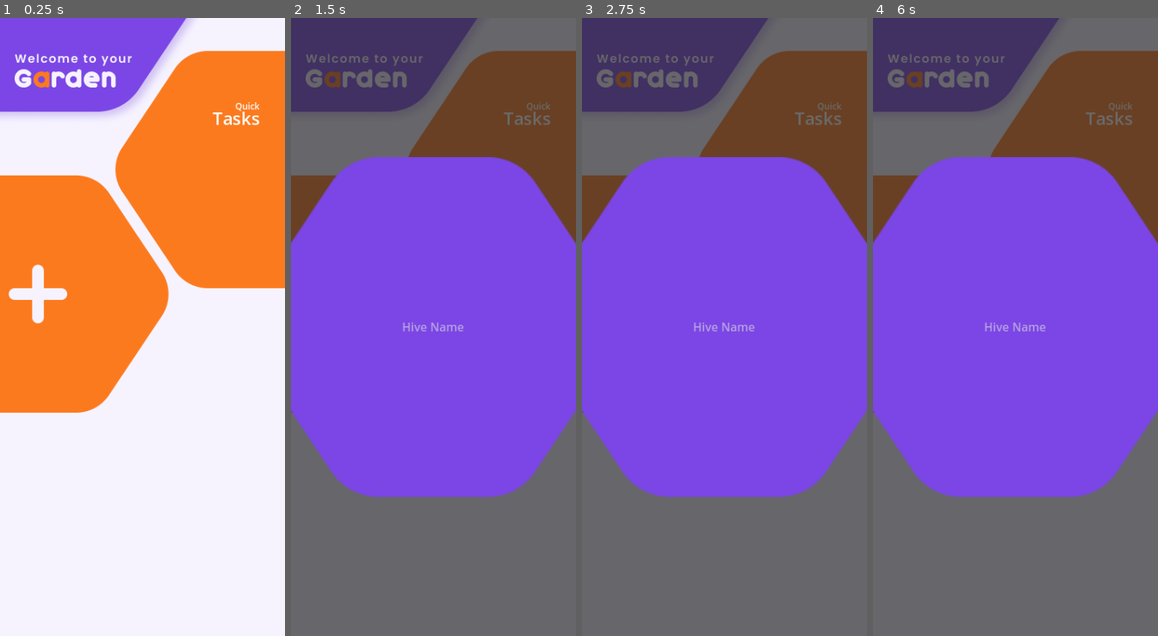
Above: before the commit, frames 1-4 (left to right).
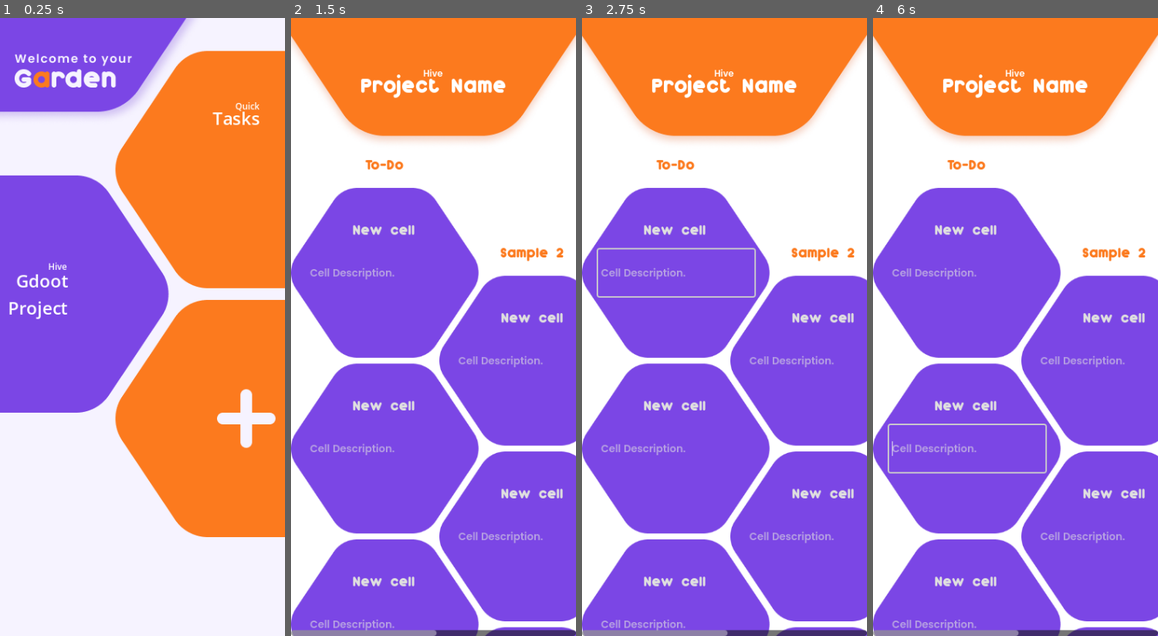
Above: after the commit, the same moments.

Repository: kirubiisfyne/task-hive
Game: Godot game, scene res://Scenes/garden.tscn
The game is run twice, just before and just after one commit, with the same random seed, the same clock (stepped at 60 frames per second) and the same inputs.
Inputs (mouse positions are in pixels of both pictures, inside the frame that each line leads up to):
- Up to frame 1 (0.25 s): no input
- Up to frame 2 (1.5 s): click (328, 296) at 0.5 s, where only the run after the commit has a clickable "Hive"; click (536, 172) at 1.25 s, where only the run before the commit has a clickable "Quick"
- Up to frame 3 (2.75 s): click (619, 296) at 2.02 s
- Up to frame 4 (6 s): click (1118, 172) at 2.75 s, where only the run before the commit has a clickable "Quick"; click (910, 296) at 3.52 s; click (1118, 172) at 4.25 s, where only the run before the commit has a clickable "Quick"; click (910, 296) at 5.02 s; tap Enter at 5.75 s; move the mouse to (1001, 450) at 5.77 s; click (1001, 450) at 5.92 s

The runs differ from the first frame. In frame 1, 36% of the frame differs, in the area x 0-100%, y 25-84%; in frame 2, 66%; in frame 3, 66%, in the area x 0-100%, y 0-100%; in frame 4, 66%.

Commit message:
Add header and drag-to-delete for Kanban cells
Introduces a header UI with drag-and-drop support for deleting Kanban cells by dropping them onto the header. Updates cell and column scenes for improved layout and drag handling, adds new assets, and refactors cell deletion logic to work with the new board data structure.

Diff:
--- /dev/null
+++ b/data/Gdoot Project.tres
@@ -0,0 +1,13 @@
+[gd_resource type="Resource" script_class="KanbanData" load_steps=2 format=3]
+
+[ext_resource type="Script" path="res://data/KanbanData.gd" id="1_dkot1"]
+
+[resource]
+script = ExtResource("1_dkot1")
+columnys = Array[Dictionary]([{
+"cells": [],
+"name": "To-Do"
+}, {
+"cells": [],
+"name": "Sample 2"
+}])
--- a/data/kanban_head.tres
+++ b/data/kanban_head.tres
@@ -1,10 +1,10 @@
-[gd_resource type="Resource" script_class="KanbanHead" load_steps=2 format=3]
+[gd_resource type="Resource" script_class="KanbanHead" load_steps=2 format=3 uid="uid://8ntatpg1jk7g"]
 
-[ext_resource type="Script" path="res://data/KanbanHead.gd" id="1_vfaks"]
+[ext_resource type="Script" uid="uid://cpf53hrattx1d" path="res://data/KanbanHead.gd" id="1_vfaks"]
 
 [resource]
 script = ExtResource("1_vfaks")
 boards = {
-
+"Gdoot Project": "res://data/Gdoot Project.tres"
 }
 metadata/_custom_type_script = "uid://cpf53hrattx1d"
--- a/scenes/components/cell.tscn
+++ b/scenes/components/cell.tscn
@@ -9,6 +9,9 @@
 custom_minimum_size = Vector2(257, 232)
 offset_right = 257.0
 offset_bottom = 232.0
+size_flags_horizontal = 0
+size_flags_vertical = 4
+mouse_filter = 2
 flat = true
 script = ExtResource("1_ae3n8")
 
@@ -48,6 +51,7 @@
 flat = true
 
 [node name="Description" type="LineEdit" parent="Background"]
+custom_minimum_size = Vector2(214, 64)
 layout_mode = 1
 anchors_preset = 5
 anchor_left = 0.5
@@ -57,7 +61,10 @@
 offset_right = 107.0
 offset_bottom = 148.0
 grow_horizontal = 2
+theme_override_constants/minimum_character_width = 4
 theme_override_fonts/font = ExtResource("3_sxpw3")
 theme_override_font_sizes/font_size = 14
 placeholder_text = "Cell Description."
+virtual_keyboard_type = 4
 flat = true
+caret_blink = true
--- a/scenes/components/columny.tscn
+++ b/scenes/components/columny.tscn
@@ -32,9 +32,9 @@
 visible = false
 custom_minimum_size = Vector2(257, 64)
 layout_mode = 1
-offset_top = 128.0
+offset_top = 64.0
 offset_right = 257.0
-offset_bottom = 360.0
+offset_bottom = 296.0
 theme_override_constants/separation = 8
 
 [node name="New Cell" type="Button" parent="Cell Container"]
--- a/scenes/hive.tscn
+++ b/scenes/hive.tscn
@@ -1,6 +1,10 @@
-[gd_scene load_steps=2 format=3 uid="uid://hrt424wgyn5s"]
+[gd_scene load_steps=6 format=3 uid="uid://hrt424wgyn5s"]
 
+[ext_resource type="Texture2D" uid="uid://c3jxbq6namku4" path="res://assets/hive_top.png" id="2_2mrw7"]
 [ext_resource type="Script" uid="uid://b82rh7cojyv6d" path="res://scripts/column_container.gd" id="2_y0neg"]
+[ext_resource type="Script" uid="uid://ctfj2gydhpfdn" path="res://scripts/header.gd" id="3_c550q"]
+[ext_resource type="FontFile" uid="uid://b17de2iqife5j" path="res://assets/fonts/Poppins-SemiBold.ttf" id="3_qn66l"]
+[ext_resource type="FontFile" uid="uid://cv2i3btov0in5" path="res://assets/fonts/Dunkin-Regular.ttf" id="4_c550q"]
 
 [node name="Hive" type="Node"]
 
@@ -18,7 +22,6 @@
 anchors_preset = 15
 anchor_right = 1.0
 anchor_bottom = 1.0
-offset_top = 192.0
 grow_horizontal = 2
 grow_vertical = 2
 
@@ -27,6 +30,7 @@
 anchors_preset = 15
 anchor_right = 1.0
 anchor_bottom = 1.0
+offset_top = 168.0
 grow_horizontal = 2
 grow_vertical = 2
 
@@ -38,3 +42,82 @@
 spacing = -54.0
 items_per_row = 1
 stagger_offset = 120.0
+
+[node name="Header" type="TextureRect" parent="CanvasLayer/Root"]
+custom_minimum_size = Vector2(430, 168)
+layout_mode = 1
+anchors_preset = 5
+anchor_left = 0.5
+anchor_right = 0.5
+offset_left = -227.0
+offset_top = -13.0
+offset_right = 227.0
+offset_bottom = 179.0
+grow_horizontal = 2
+texture = ExtResource("2_2mrw7")
+script = ExtResource("3_c550q")
+
+[node name="Delete" type="Label" parent="CanvasLayer/Root/Header"]
+visible = false
+layout_mode = 1
+anchors_preset = 8
+anchor_left = 0.5
+anchor_top = 0.5
+anchor_right = 0.5
+anchor_bottom = 0.5
+offset_left = -99.5
+offset_top = -24.0
+offset_right = 99.5
+offset_bottom = 40.0
+grow_horizontal = 2
+grow_vertical = 2
+theme_override_fonts/font = ExtResource("4_c550q")
+theme_override_font_sizes/font_size = 18
+text = "Remove"
+horizontal_alignment = 1
+vertical_alignment = 1
+
+[node name="Titles" type="Control" parent="CanvasLayer/Root/Header"]
+custom_minimum_size = Vector2(430, 168)
+anchors_preset = 0
+offset_right = 40.0
+offset_bottom = 40.0
+mouse_filter = 2
+
+[node name="Hive" type="Label" parent="CanvasLayer/Root/Header/Titles"]
+custom_minimum_size = Vector2(38, 10)
+layout_mode = 1
+anchors_preset = 8
+anchor_left = 0.5
+anchor_top = 0.5
+anchor_right = 0.5
+anchor_bottom = 0.5
+offset_left = -8.0
+offset_top = -4.0
+offset_right = 32.0
+offset_bottom = 19.0
+grow_horizontal = 2
+grow_vertical = 2
+theme_override_fonts/font = ExtResource("3_qn66l")
+theme_override_font_sizes/font_size = 12
+text = "Hive"
+horizontal_alignment = 1
+
+[node name="Hive Name" type="Label" parent="CanvasLayer/Root/Header/Titles"]
+layout_mode = 1
+anchors_preset = 8
+anchor_left = 0.5
+anchor_top = 0.5
+anchor_right = 0.5
+anchor_bottom = 0.5
+offset_left = -87.5
+offset_top = -12.0
+offset_right = 111.5
+offset_bottom = 52.0
+grow_horizontal = 2
+grow_vertical = 2
+theme_override_fonts/font = ExtResource("4_c550q")
+theme_override_font_sizes/font_size = 24
+text = "Project Name"
+horizontal_alignment = 1
+vertical_alignment = 1
--- a/scripts/cell.gd
+++ b/scripts/cell.gd
@@ -1,4 +1,4 @@
-extends Control
+extends Control  # Or Button if you prefer
 
 # References to UI elements
 @onready var title_edit: LineEdit = $"Background/Cell Name"
@@ -6,17 +6,16 @@
 
 var card_id: String
 var board_data: KanbanData
+var is_dragging = false  # Track if we're in a drag state
 
 func _ready() -> void:
 	# Connect signals ONCE
 	if title_edit:
 		title_edit.text_submitted.connect(_on_title_submitted)
-		# Also connect text_submitted for real-time updates (optional)
 		title_edit.text_submitted.connect(_on_title_text_submitted)
 
 	if description_edit:
 		description_edit.text_submitted.connect(_on_description_submitted)
-		# Also connect text_submitted for real-time updates (optional)
 		description_edit.text_submitted.connect(_on_description_text_submitted)
 
 # Called to set up the card with data
@@ -34,11 +33,10 @@
 
 		await get_tree().process_frame
 
-# Save title changes when Enter is pressed
+# Save title changes
 func _on_title_submitted(new_text: String) -> void:
 	_save_title(new_text)
 
-# Save title changes in real-time
 func _on_title_text_submitted(new_text: String) -> void:
 	_save_title(new_text)
 
@@ -47,11 +45,10 @@
 		board_data.cells[card_id]["title"] = new_text
 		KanbanManager.save_current_board()
 
-# Save description changes when Enter is pressed
+# Save description changes
 func _on_description_submitted(new_text: String) -> void:
 	_save_description(new_text)
 
-# Save description changes in real-time
 func _on_description_text_submitted(new_text: String) -> void:
 	_save_description(new_text)
 
@@ -60,18 +57,51 @@
 		board_data.cells[card_id]["description"] = new_text
 		KanbanManager.save_current_board()
 
+# Drag-and-drop support (mouse and touch)
+func _get_drag_data(at_position: Vector2):
+	set_drag_preview(_create_drag_preview())
+	return self
+
+func _create_drag_preview() -> Control:
+	var preview = duplicate()
+	preview.modulate = Color(1, 1, 1, 0.5)
+	return preview
+
+# Handle input for mouse and touch
+func _gui_input(event: InputEvent) -> void:
+	# Mouse handling
+	if event is InputEventMouseButton:
+		if event.button_index == MOUSE_BUTTON_LEFT:
+			if event.pressed:
+				# Start drag on mouse down
+				force_drag(self, _create_drag_preview())
+				is_dragging = true
+			else:
+				# End drag on mouse up
+				is_dragging = false
+
+	# Touch handling
+	elif event is InputEventScreenTouch:
+		if event.pressed:
+			# Start potential drag on touch down
+			is_dragging = true  # Wait for drag to confirm
+		else:
+			# End touch
+			is_dragging = false
+
+	elif event is InputEventScreenDrag and is_dragging:
+		# If we're dragging via touch, start the drag if not already
+		if not is_dragging:  # Redundant, but safe
+			force_drag(self, _create_drag_preview())
+			is_dragging = true
+
 # Optional: Add delete functionality
 func delete_card() -> void:
 	if board_data and card_id in board_data.cells:
-		# Remove from board data
 		board_data.cells.erase(card_id)
-
-		# Remove from column's card list
-		for col in board_data.columns:
-			if card_id in col["cards"]:
-				col["cards"].erase(card_id)
+		for col in board_data.columnys:
+			if card_id in col["cells"]:
+				col["cells"].erase(card_id)
 				break
-
-		# Save and remove node
 		KanbanManager.save_current_board()
 		queue_free()
--- /dev/null
+++ b/scripts/header.gd
@@ -0,0 +1,39 @@
+extends TextureRect
+
+# Called when checking if data can be dropped here
+func _can_drop_data(at_position: Vector2, data) -> bool:
+	# Accept only if data is a cell node (Control with card_id)
+	return data is Control and data.has_method("set_cell_data") and data.card_id != ""
+
+# Called when data is dropped
+func _drop_data(at_position: Vector2, data) -> void:
+	var cell = data as Control
+	if not cell or not cell.card_id:
+		return
+
+	# Get board data from the cell
+	var board_data = cell.board_data
+	if not board_data:
+		push_error("No board data found on cell.")
+		return
+
+	# Remove from board_data.cells
+	if cell.card_id in board_data.cells:
+		board_data.cells.erase(cell.card_id)
+
+	# Remove from the parent column's cells array (updated for columnys/cells)
+	var parent_columny = cell.get_parent().get_parent()  # Assuming cell_container -> columny
+	if parent_columny and parent_columny.has_method("set_columny_data"):
+		for col in board_data.columnys:
+			if col["name"] == parent_columny.name:
+				if cell.card_id in col["cells"]:
+					col["cells"].erase(cell.card_id)
+				break
+
+	# Remove the cell node from the scene
+	cell.queue_free()
+
+	# Save changes
+	KanbanManager.save_current_board()
+
+	print("Deleted cell: " + cell.card_id)
Binary file added: assets/hive_top.png
Not shown, added: assets/hive_top.png.import
Binary file added: assets/organize_tab/hive_top.png
Not shown, added: assets/organize_tab/hive_top.png.import
Not shown, added: scripts/header.gd.uid
